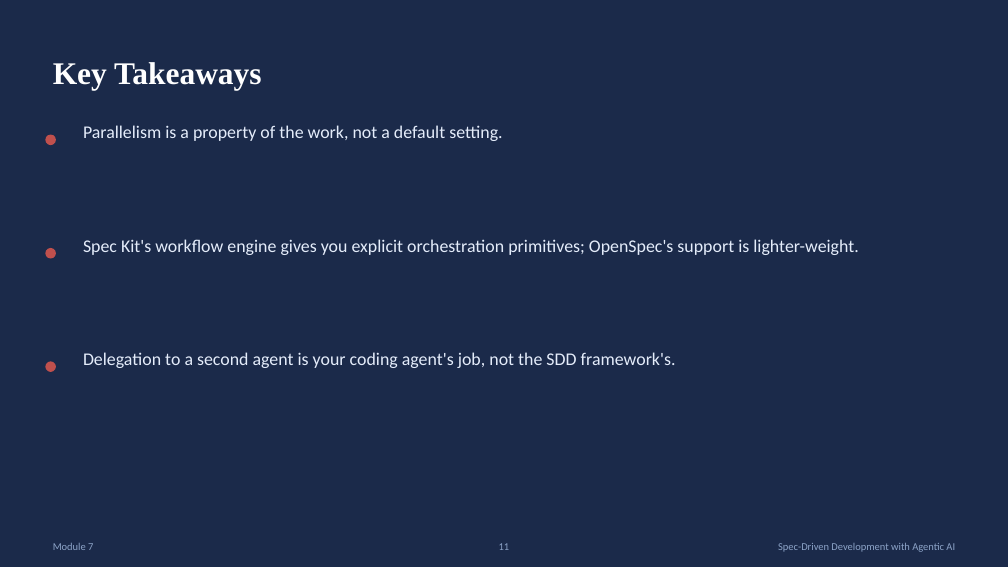
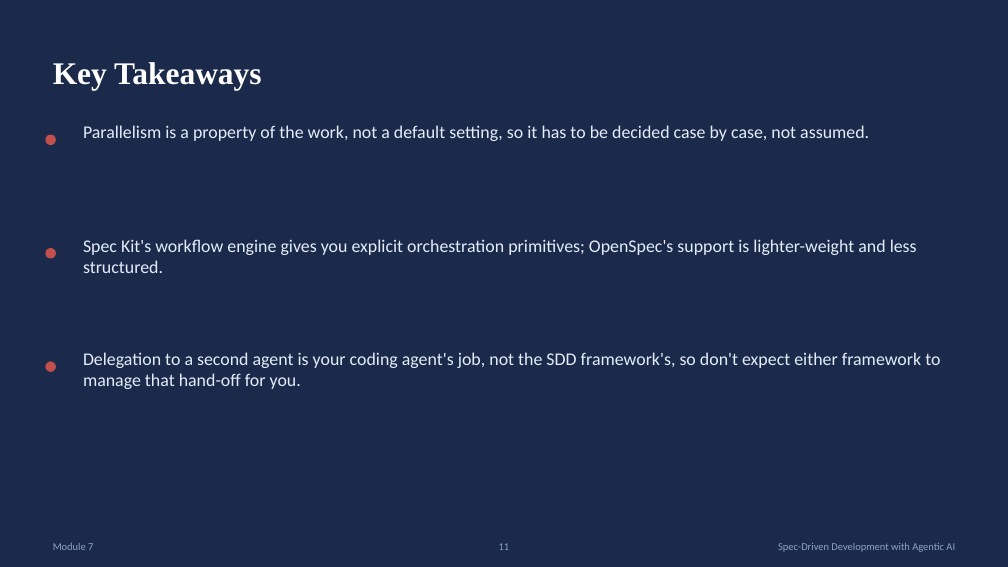
Before and after one commit to karthikasturi/sdd-with-agentic-ai, a slide deck: slide 11 of presentation/Module-7_Multi-Agent-Workflows-and-Team-Adoption.pptx. Drawn at 1008x567 pixels with LibreOffice and Linux fonts; fonts in the diff are those of the drawing. Boxes give left, top, right and bottom in pixels: in the first picture for what was removed or moved away, otherwise in the second. Text is boxed around its words. In the diff, an @@ line names an element or a change of style, - is before the commit and + after.

```diff
--- a/presentation/Module-7_Multi-Agent-Workflows-and-Team-Adoption.pptx
+++ b/presentation/Module-7_Multi-Agent-Workflows-and-Team-Adoption.pptx
@@ text at [83,125,869,141]: text changed @@
-Parallelism is a property of the work, not a default setting.
+Parallelism is a property of the work, not a default setting, so it has to be decided case by case, not assumed.
@@ text at [83,239,917,273]: text changed @@
-Spec Kit's workflow engine gives you explicit orchestration primitives; OpenSpec's support is lighter-weight.
+Spec Kit's workflow engine gives you explicit orchestration primitives; OpenSpec's support is lighter-weight and less structured.
@@ text at [83,352,940,389]: text changed @@
-Delegation to a second agent is your coding agent's job, not the SDD framework's.
+Delegation to a second agent is your coding agent's job, not the SDD framework's, so don't expect either framework to manage that hand-off for you.
```
Also in this commit, not shown: 5 other slides changed, 17 other files.
